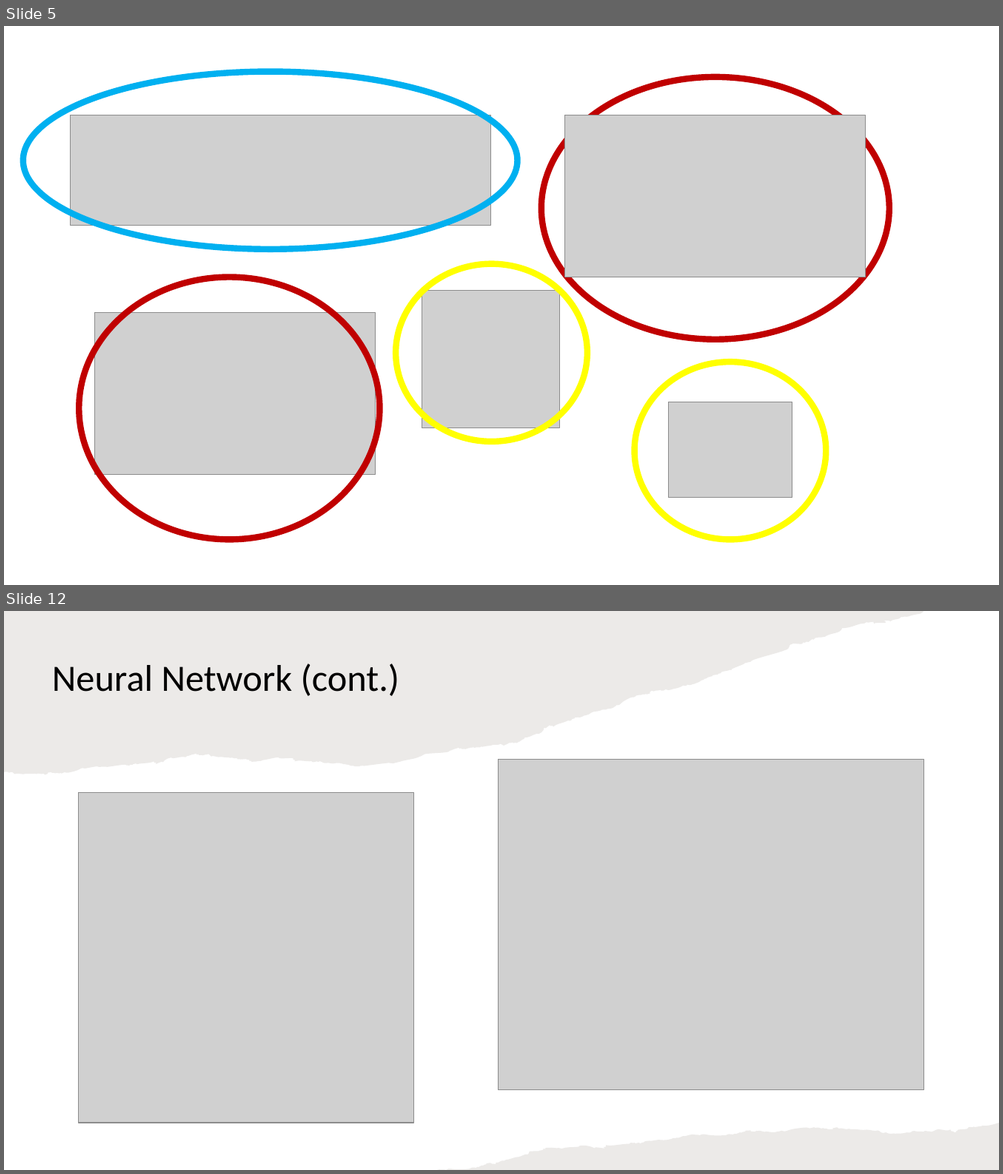
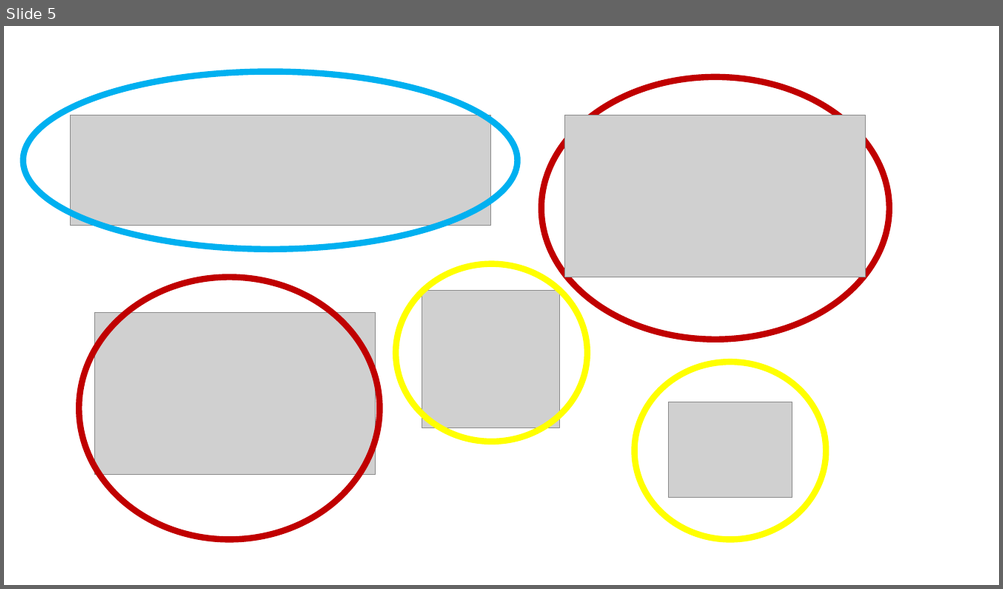
Before and after one commit to prxsto/529-ML-research, a slide deck: presentation1.pptx. Shown one above the other, each under a label of ours: slides 5 and 12 before the commit, slide 5 after it; the slides between them are not shown. The pictures are 1003x1174 and 1003x589 pixels, drawn with LibreOffice and Linux fonts; fonts in the diff are those of the drawing; grey boxes stand for pictures. Boxes give left, top, right and bottom in pixels: in the first picture for what was removed or moved away, otherwise in the second. Text is boxed around its words. In the diff, an @@ line names an element or a change of style, - is before the commit and + after.

```diff
--- a/presentation1.pptx
+++ b/presentation1.pptx
@@ slide 12 removed at bbox=[4, 611, 999, 1170], background #FFFFFF @@
@@ freeform shape removed at bbox=[4, 611, 923, 775] @@
@@ title removed at bbox=[52, 664, 400, 696] @@
-Neural Network (cont.)
@@ picture removed at bbox=[498, 760, 924, 1091] @@
@@ picture removed at bbox=[79, 792, 414, 1123] @@
@@ freeform shape removed at bbox=[437, 1124, 999, 1170] @@
```
Also in this commit, not shown: 3 slides changed, 4 slides added, 9 other slides removed, 3 other files.
